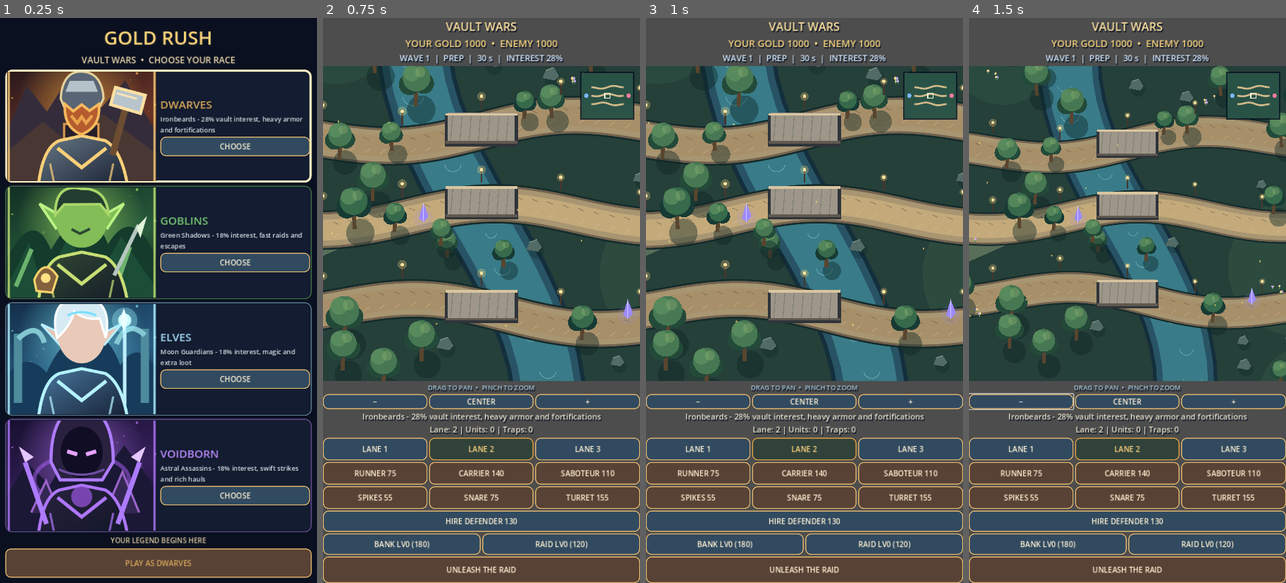
Above: before the commit, frames 1-4 (left to right).
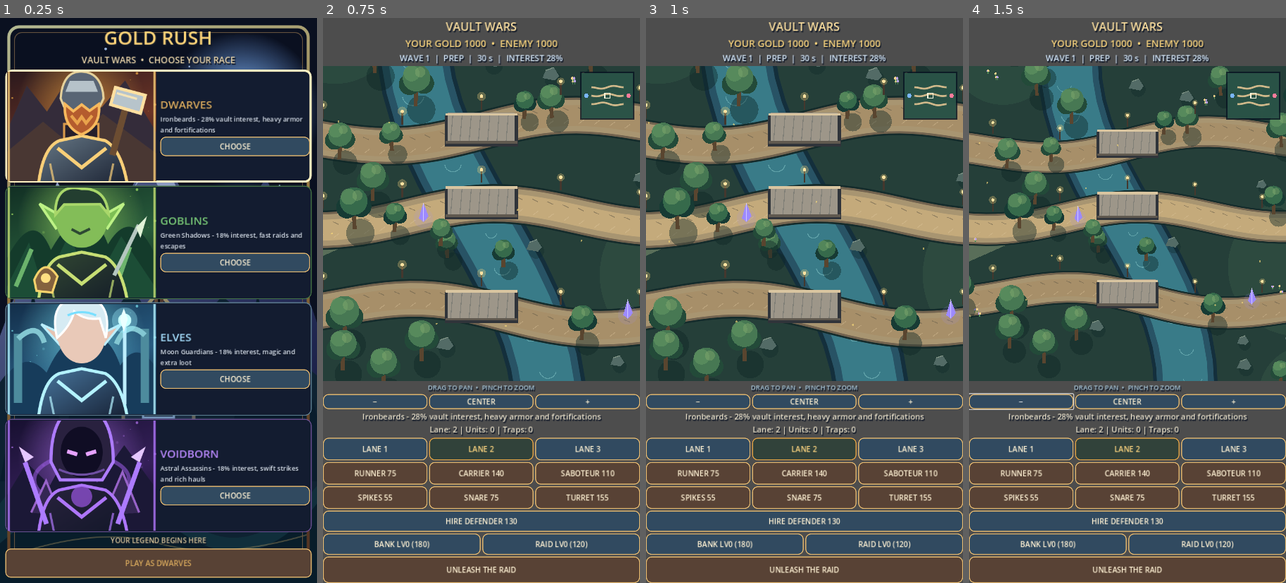
Above: after the commit, the same moments.

Repository: krzych3d/Gold-rush-mobile
Game: Godot game, scene res://main.tscn
Same seed, same stepped clock (60 frames per second), same inputs: the game is played once before the commit and once after it.
Inputs:
- Up to frame 1 (0.25 s): no input
- Up to frame 2 (0.75 s): click "PLAY AS DWARVES" at 0.5 s
- Up to frame 3 (1 s): no input
- Up to frame 4 (1.5 s): click "−" at 1.25 s

The runs differ from the first frame. In frame 1, 4.3% of the frame differs, in the area x 0-100%, y 1-95%; in frame 2, nothing differs; in frame 3, nothing differs; in frame 4, nothing differs.

Commit message:
Display original enchanted castle artwork behind faction selection

Diff:
--- a/scripts/game.gd
+++ b/scripts/game.gd
@@ -179,7 +179,8 @@
 	background.set_anchors_and_offsets_preset(Control.PRESET_FULL_RECT)
 	background.expand_mode = TextureRect.EXPAND_IGNORE_SIZE
 	background.stretch_mode = TextureRect.STRETCH_KEEP_ASPECT_COVERED
-	background.modulate = Color(0.4, 0.45, 0.6, 0.5)
+	background.texture = load("res://assets/factions/enchanted_menu.svg")
+	background.modulate = Color(0.78, 0.83, 0.94, 0.9)
 	selection_layer.add_child(background)
 	var margin := MarginContainer.new()
 	margin.set_anchors_and_offsets_preset(Control.PRESET_FULL_RECT)
